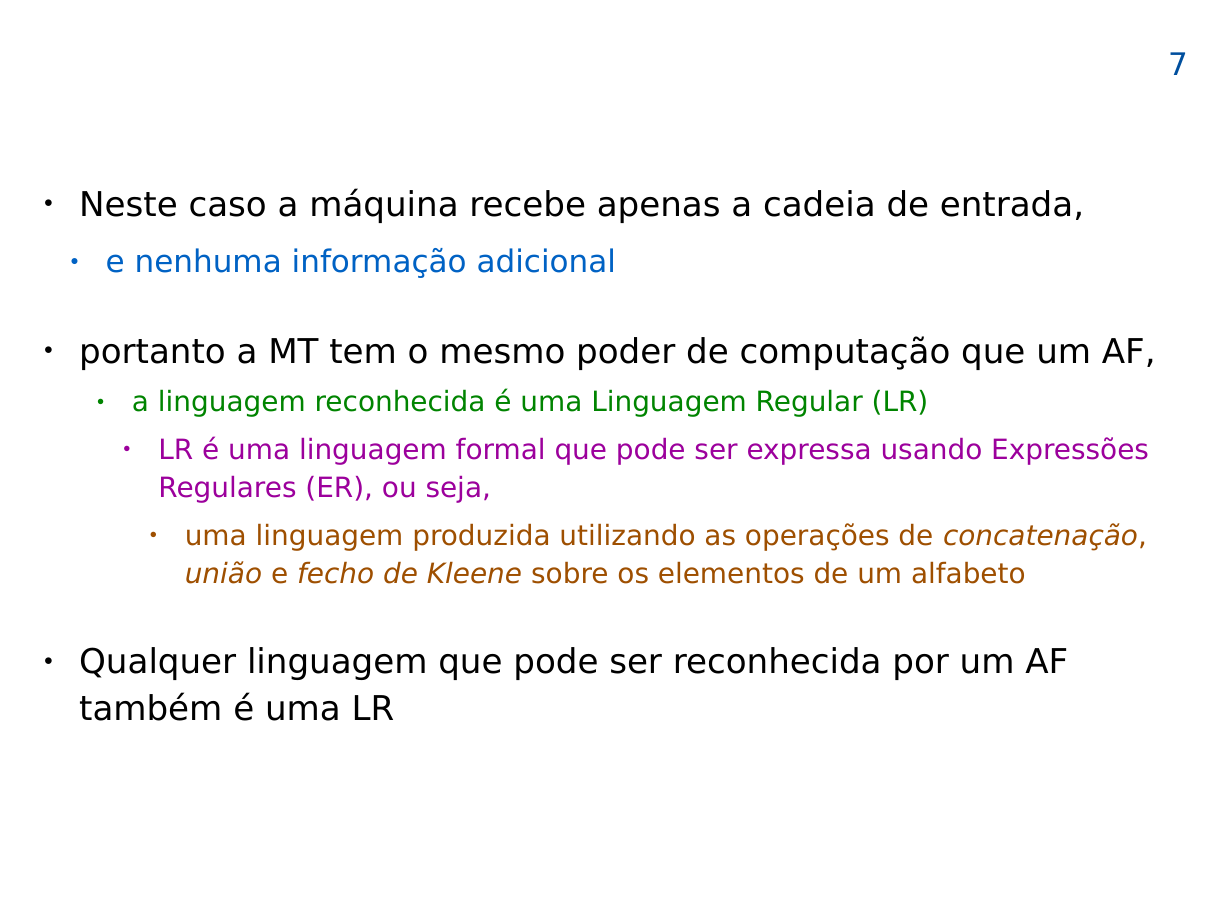
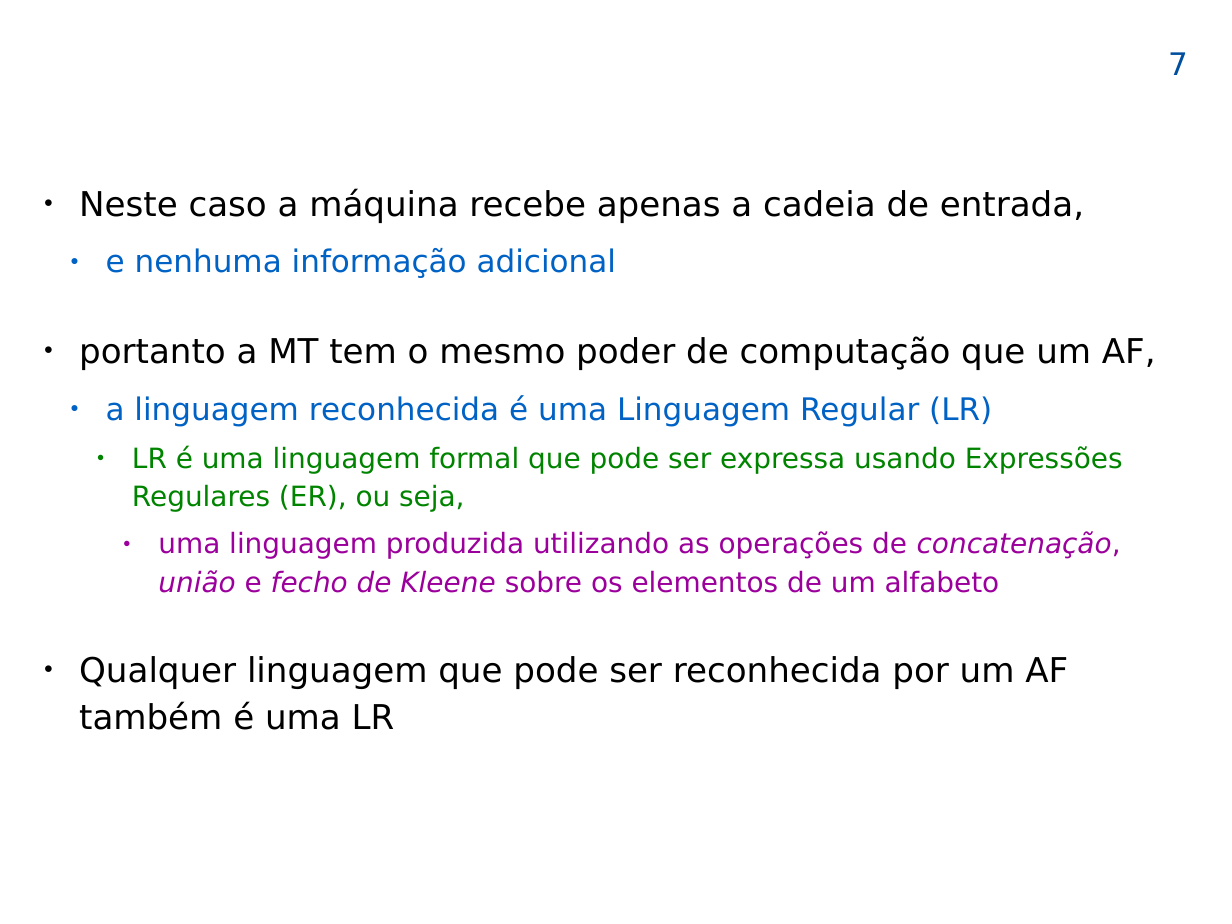
Before and after one commit to efurlanm/teaching, a slide deck: slide 7 of lfa/LFA-42-Turing_2025-05-21.odp. Drawn at 1232x924 pixels with LibreOffice and Linux fonts; fonts in the diff are those of the drawing; background and template pictures are left out. Boxes give left, top, right and bottom in pixels: in the first picture for what was removed or moved away, otherwise in the second. Text is boxed around its words. In the diff, an @@ line names an element or a change of style, - is before the commit and + after.

```diff
--- a/lfa/LFA-42-Turing_2025-05-21.odp
+++ b/lfa/LFA-42-Turing_2025-05-21.odp
@@ text at bbox=[106, 395, 1123, 593]: size 18 to 20 pt, text colour #008400 to #0062C4 in "a linguagem reconhecida é uma Linguagem Regular ..."; text colour #9C009C to #008400 in "LR é uma linguagem formal que pode ..."; text colour #9E4F00 to #9C009C in "uma linguagem produzida utilizando as operações de ..."; list level 3 to 2 in "a linguagem reconhecida é uma ..."; bullet colour #008400 to #0062C4; list level 4 to 3 in "LR é uma linguagem formal ..."; bullet colour #9C009C to #008400; list level 5 to 4 in "uma linguagem produzida utilizando as ..."; bullet colour #9E4F00 to #9C009C @@
```
Also in this commit, not shown: 11 other slides changed, 22 other files.
